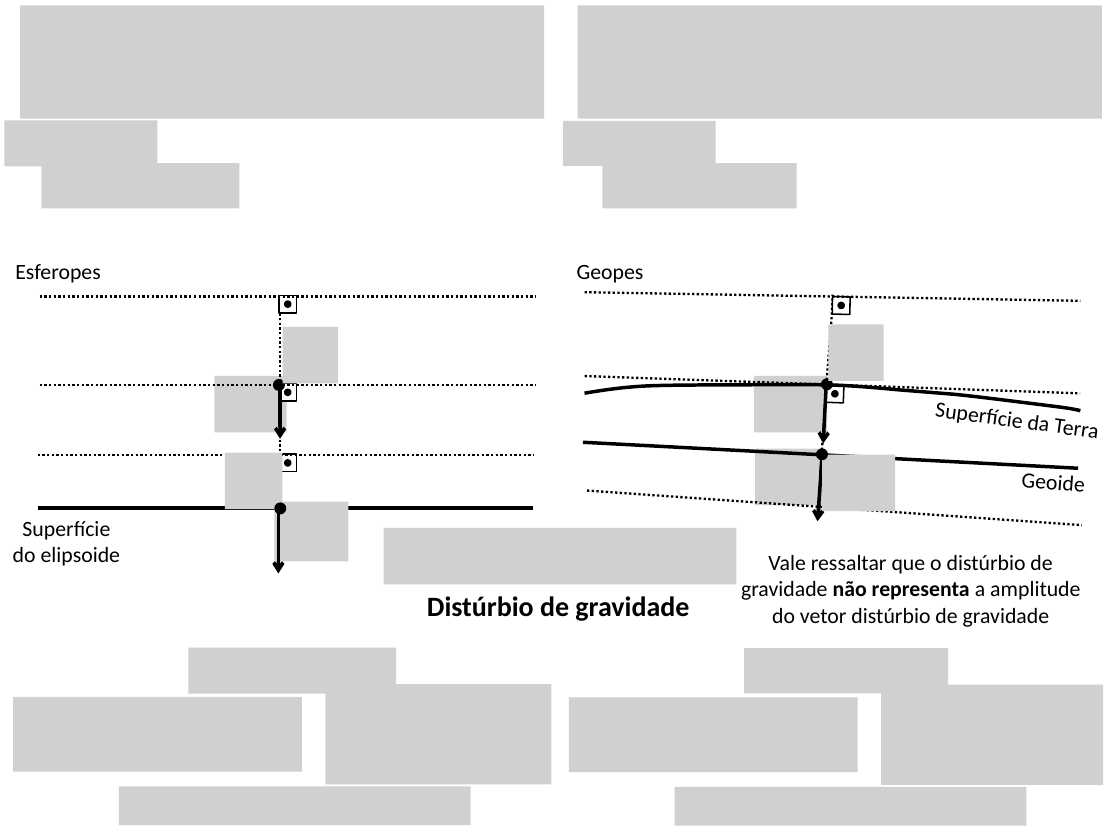
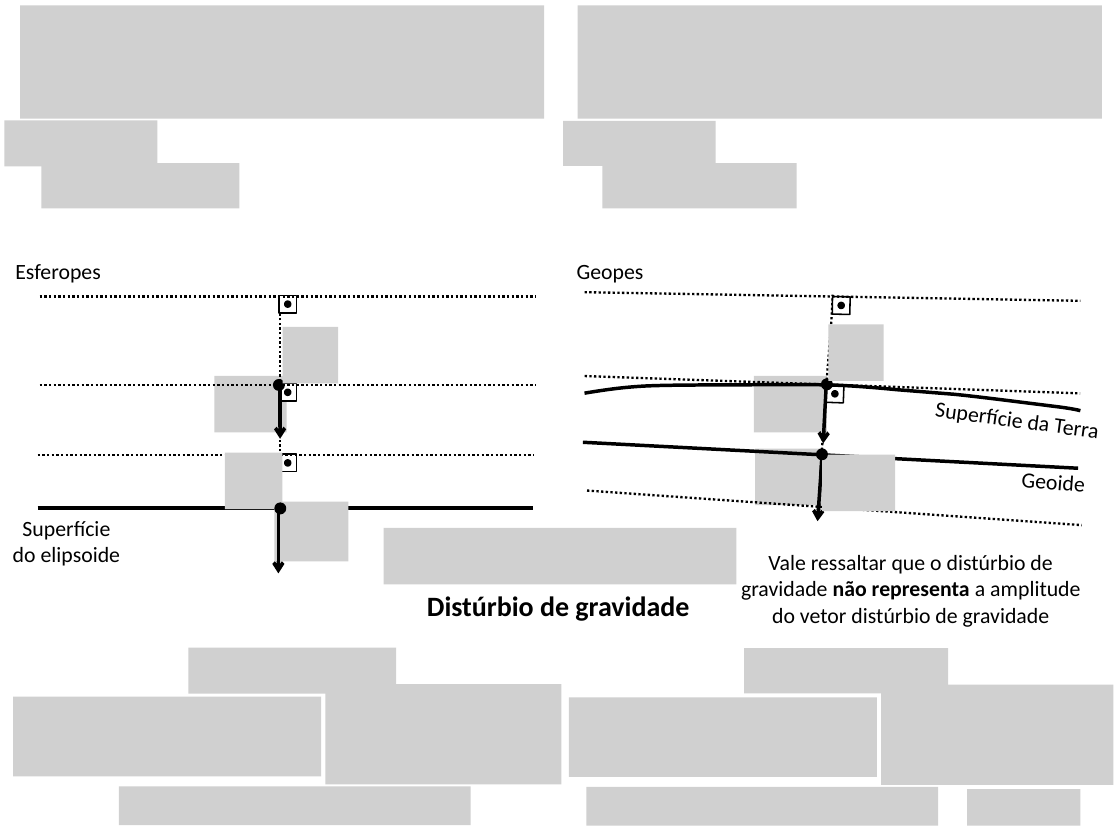
Before and after one commit to pinga-lab/CE-VII-SimBGf-2016, a slide deck: slide 66 of slides/5a_disturbio_gravidade.pptx (slide 63 before the commit). Drawn at 1120x840 pixels with LibreOffice and Linux fonts; fonts in the diff are those of the drawing; grey boxes stand for pictures. Boxes give left, top, right and bottom in pixels: in the first picture for what was removed or moved away, otherwise in the second. Text is boxed around its words. In the diff, an @@ line names an element or a change of style, - is before the commit and + after.

```diff
--- a/slides/5a_disturbio_gravidade.pptx
+++ b/slides/5a_disturbio_gravidade.pptx
@@ picture: place and size @@
-picture at box(326, 684, 552, 785)
+picture at box(326, 684, 562, 785)
@@ picture: place and size @@
-picture at box(881, 684, 1103, 785)
+picture at box(881, 684, 1113, 785)
@@ picture: place and size @@
-picture at box(13, 697, 302, 772)
+picture at box(13, 697, 321, 776)
@@ picture: place and size @@
-picture at box(569, 698, 858, 773)
+picture at box(569, 698, 877, 777)
@@ picture: place and size @@
-picture at box(674, 787, 1026, 827)
+picture at box(587, 787, 939, 827)
@@ picture added at box(967, 790, 1080, 827) @@
```
Also in this commit, not shown: 36 other slides changed, 5 slides added, 1 other file.
